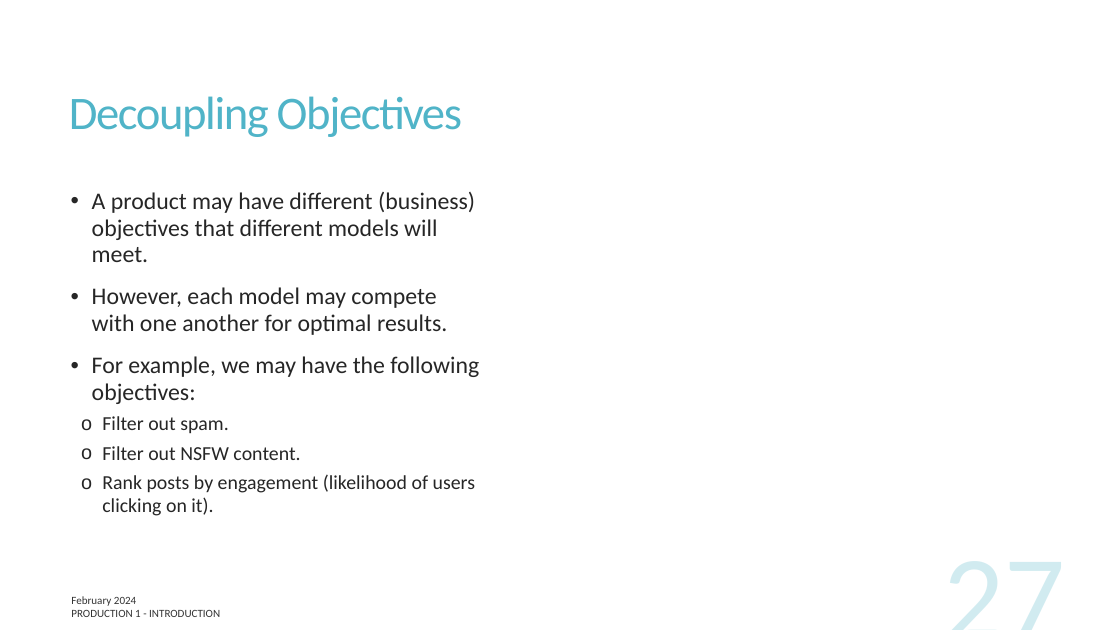
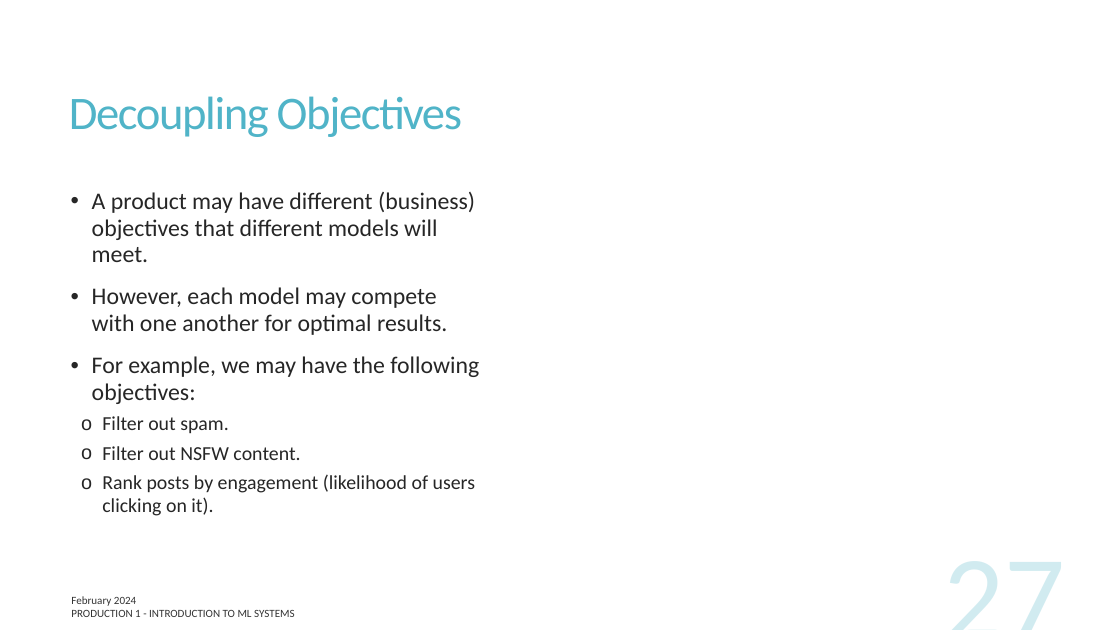
Before and after one commit to UofT-DSI/production, a slide deck: slide 27 of lessons/part_1/production_1.pptx. Drawn at 1120x630 pixels with LibreOffice and Linux fonts; fonts in the diff are those of the drawing. Boxes give left, top, right and bottom in pixels: in the first picture for what was removed or moved away, otherwise in the second. Text is boxed around its words. In the diff, an @@ line names an element or a change of style, - is before the commit and + after.

```diff
--- a/lessons/part_1/production_1.pptx
+++ b/lessons/part_1/production_1.pptx
@@ text at (x1=71, y1=610, x2=295, y2=617): text changed @@
-PRODUCTION 1 - INTRODUCTION
+PRODUCTION 1 - INTRODUCTION TO ML SYSTEMS
```
Also in this commit, not shown: 25 other slides changed, 11 other files.
